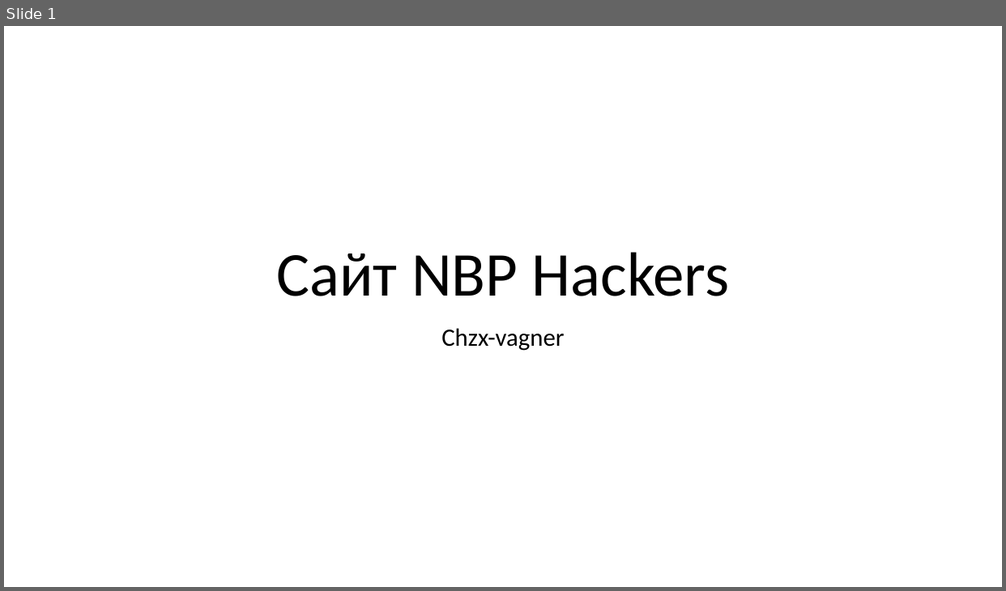
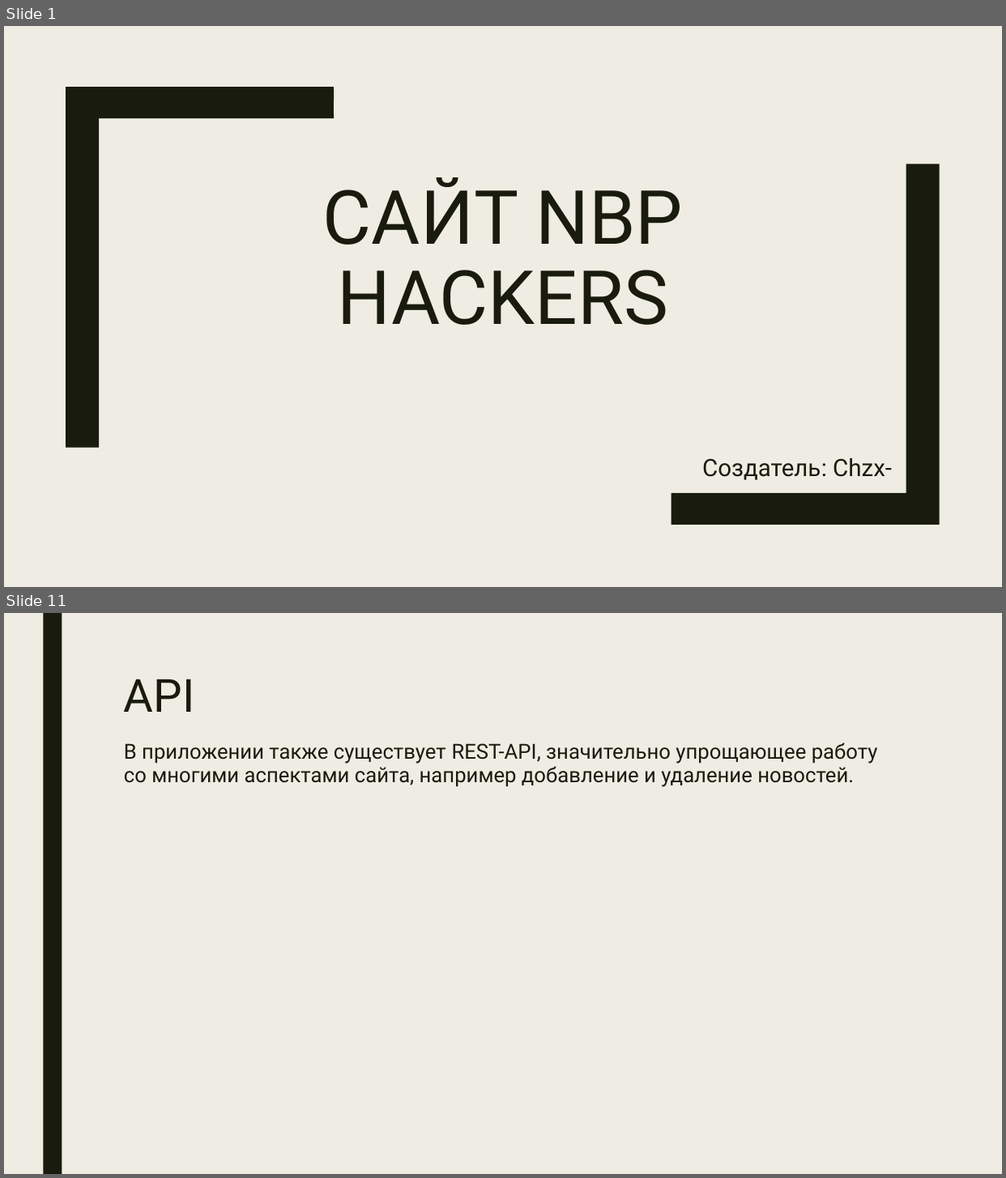
Before and after one commit to chzx-vagner/NBP_Website, a slide deck: NBP_Website.pptx. Shown one above the other, each under a label of ours: slide 1 before the commit, slides 1 and 11 after it; the slides between them are not shown. The pictures are 1006x591 and 1006x1178 pixels, drawn with LibreOffice and Linux fonts; fonts in the diff are those of the drawing. Boxes give left, top, right and bottom in pixels: in the first picture for what was removed or moved away, otherwise in the second. Text is boxed around its words. In the diff, an @@ line names an element or a change of style, - is before the commit and + after.

```diff
--- a/NBP_Website.pptx
+++ b/NBP_Website.pptx
@@ slide 11 added at (x1=4, y1=613, x2=1002, y2=1174), background #EFEDE3 @@
@@ rectangle added at (x1=43, y1=613, x2=62, y2=1174), fill #191B0E @@
@@ title added at (x1=124, y1=679, x2=195, y2=712), 44 pt, text #191B0E @@
+API
@@ text added at (x1=124, y1=743, x2=878, y2=787), 20 pt, text #191B0E @@
+В приложении также существует REST-API, значительно упрощающее работу со многими аспектами сайта, например добавление и удаление новостей.
@@ slide 1 changed as well @@
@@ background #FFFFFF to #EFEDE3 @@
@@ freeform shape added at (x1=66, y1=87, x2=334, y2=447), fill #191B0E @@
@@ freeform shape added at (x1=671, y1=164, x2=940, y2=525), fill #191B0E @@
@@ title at (x1=323, y1=177, x2=683, y2=325): text changed; size 60 to 72 pt; font Calibri to Roboto; text colour #000000 to #191B0E @@
-Сайт NBP Hackers
+САЙТ NBP HACKERS
@@ subtitle at (x1=702, y1=459, x2=892, y2=493): text changed; size 24 to 23 pt; font Calibri to Roboto; text colour #000000 to #191B0E @@
-Chzx-vagner
+Создатель: Chzx-vagner
```
Also in this commit, not shown: 1 other slide changed, 8 other slides added, 2 slides removed, 18 other files.
